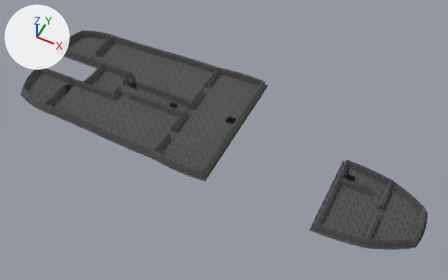
One commit to the glTF model cpp-version/assets/ships/ship1/levels3d/level_1/level_1.gltf: the scene before it, then after it.
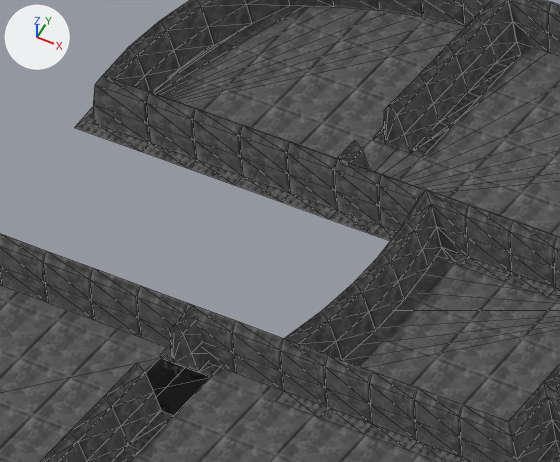
The first picture shows the older version from a 50 mm camera at (74.5, -56.8, 84.0) aimed at (40.3, 11.5, -1.3). The close-ups show the older and then the newer version on the part from 10% to 27% of the width and 13% to 35% of the height of that picture. Only the edits that show in the close-ups are written down. Every picture has the same lights, and +X, +Y and +Z are marked at upper left. The close-ups show mesh edges as thin lines. Vertices at exactly the same position are counted once.
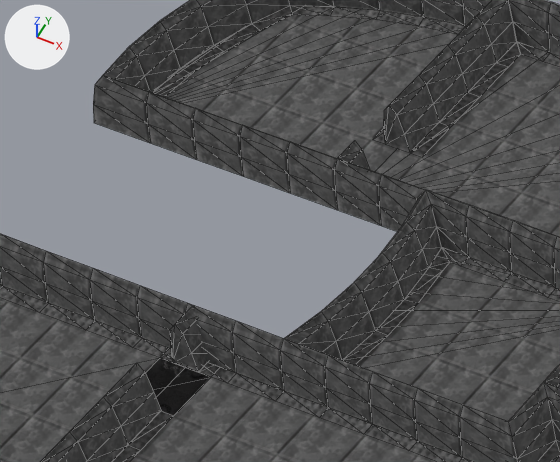
Changed parts and their boxes [x1, y1, x2, y2] in the close-ups (560 x 462 px; the box of a moved part takes in the faces that stretch with it):
'Mesh_36', reshaped (not visible afterwards): before [75, 123, 337, 219]
'Mesh_38', reshaped (not visible afterwards): before [329, 210, 398, 241]
part 1 of me_mesh_36, moved or reshaped (not visible afterwards): before [282, 193, 337, 219]
part 2 of me_mesh_36, moved or reshaped (not visible afterwards): before [142, 143, 290, 202]
part 3 of me_mesh_36, moved or reshaped (not visible afterwards): before [75, 123, 150, 152]
'Mesh_42', unchanged, uncovered by the edit: after [0, 285, 284, 401]
'Mesh_40', unchanged, uncovered by the edit: after [343, 248, 449, 365]
'Mesh_34', unchanged, uncovered by the edit: before [75, 107, 94, 127]; after [153, 6, 292, 97]
'Mesh_32', unchanged, uncovered by the edit: after [290, 6, 466, 35]

The change, as a list of edits to the scene's bpy script:
```text
Change me_mesh_36:
    used by ob_mesh_36; location = (0.0, 0.0, 0.0)
    remove me_mesh_36.from_pydata(...)  # 12 vertices, 10 faces; spans x -1.12..7.32, y 16.26..16.66, z 0.03
    add me_mesh_36.from_pydata(...)  # 12 vertices, 10 faces; spans x -0.05..6.91, y 17.48..17.88, z 0.03
    me_mesh_36 part 1: the 1 vertex in x 7.32, y 16.26, z 0.03 is moved by (-0.41, 1.22, 0.0)
    me_mesh_36 part 2: all 8 vertices in x 1.14..5.77, y 16.26..16.66, z 0.03 are moved by (0.0, 1.22, 0.0)
    me_mesh_36 part 3: all 2 vertices in x -1.12..-0.77, y 16.26..16.66, z 0.03 are moved by (1.08, 1.22, 0.0)
    other edits to the shape of me_mesh_36 do not show in these pictures
Change me_mesh_38:
    used by ob_mesh_38; location = (0.0, 0.0, 0.0)
    remove me_mesh_38.from_pydata(...)  # 6 vertices, 4 faces; spans x 7.32..9.84, y 16.26..16.66, z 0.03
    add me_mesh_38.from_pydata(...)  # 6 vertices, 4 faces; spans x 7.72..10.16, y 17.48..17.88, z 0.03
    me_mesh_38 part 4
    me_mesh_38.vertices[0].co: (7.32, 16.66, 0.03) -> (8.13, 17.88, 0.03)  # pixel (337, 210) -> not seen
    me_mesh_38.vertices[1].co: (7.32, 16.26, 0.03) -> (7.72, 17.48, 0.03)  # pixel (328, 219) -> not seen
    me_mesh_38.vertices[2].co: (8.74, 16.66, 0.03) -> (8.74, 17.88, 0.03)  # pixel (381, 225) -> not seen
    me_mesh_38.vertices[3].co: (8.74, 16.26, 0.03) -> (8.74, 17.48, 0.03)  # pixel (372, 234) -> not seen
    me_mesh_38.vertices[4].co: (9.84, 16.66, 0.03) -> (10.16, 17.88, 0.03)
    me_mesh_38.vertices[5].co: (9.53, 16.26, 0.03) -> (10.16, 17.48, 0.03)
```
